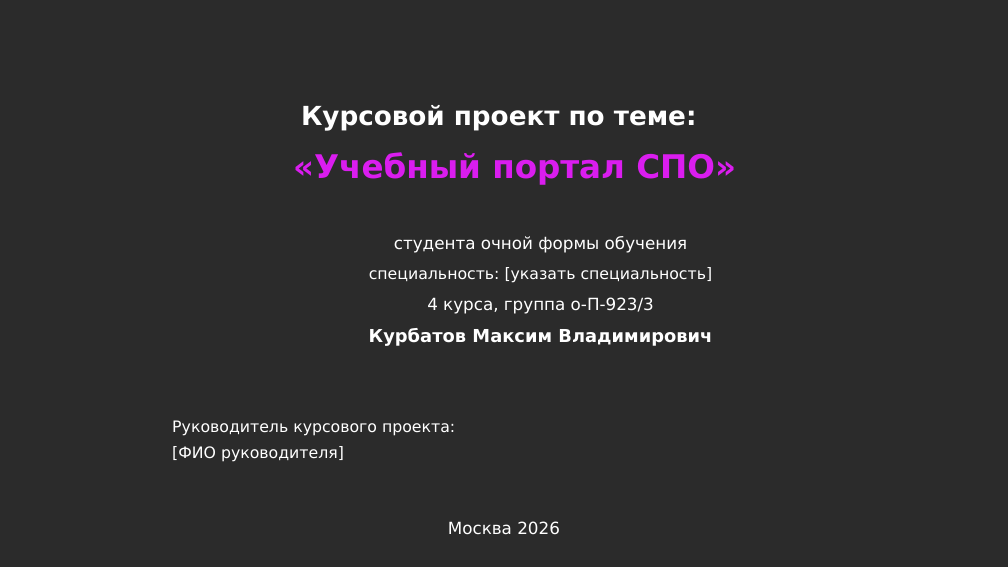
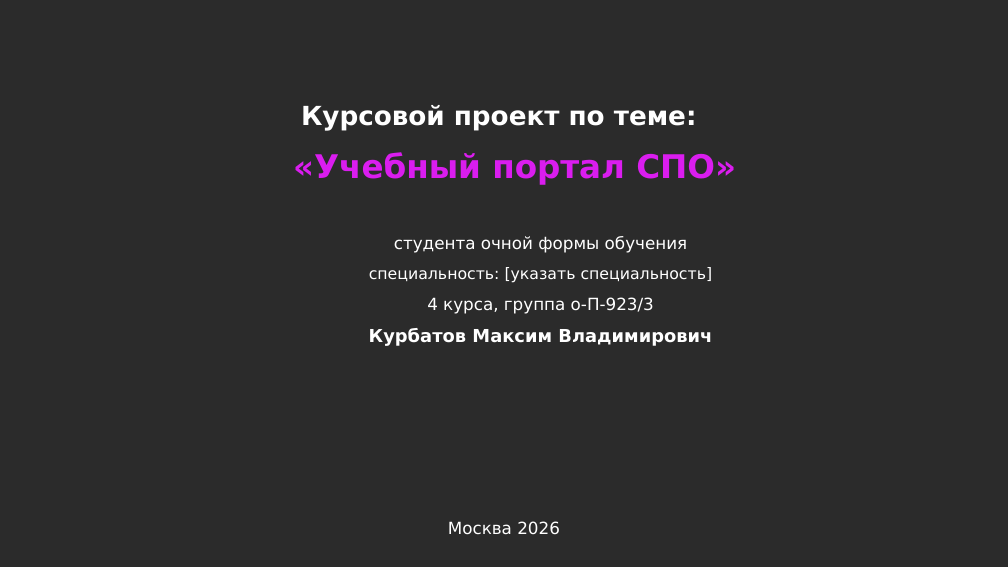
Before and after one commit to Britva52/ElectronicJournal, a slide deck: slide 1 of presentation/portal-presentation.pptx. Drawn at 1008x567 pixels with LibreOffice and Linux fonts; fonts in the diff are those of the drawing; background and template pictures are left out; a plain dark background stands for a picture behind light text. Boxes give left, top, right and bottom in pixels: in the first picture for what was removed or moved away, otherwise in the second. Text is boxed around its words. In the diff, an @@ line names an element or a change of style, - is before the commit and + after.

Commit message:
Убрать руководителя с титульного слайда

```diff
--- a/presentation/portal-presentation.pptx
+++ b/presentation/portal-presentation.pptx
@@ text removed at [172, 420, 455, 436] @@
-Руководитель курсового проекта:
@@ text removed at [172, 446, 344, 462] @@
-[ФИО руководителя]
```
Also in this commit, not shown: 1 other file.
